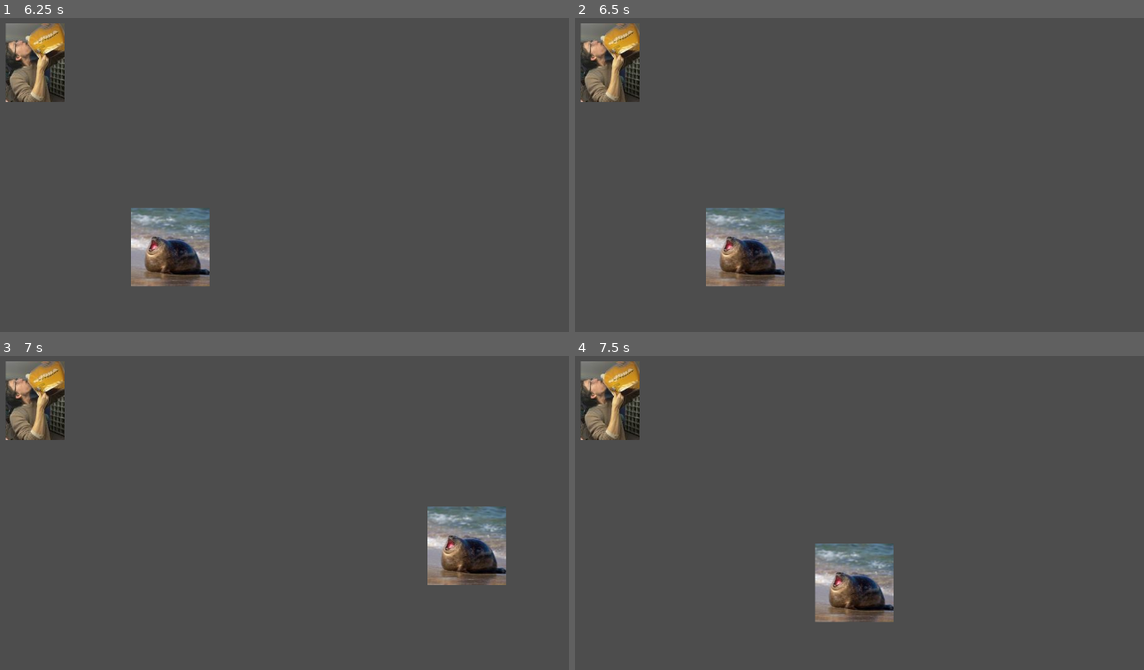
Above: before the commit, frames 1-4 (two rows, left to right).
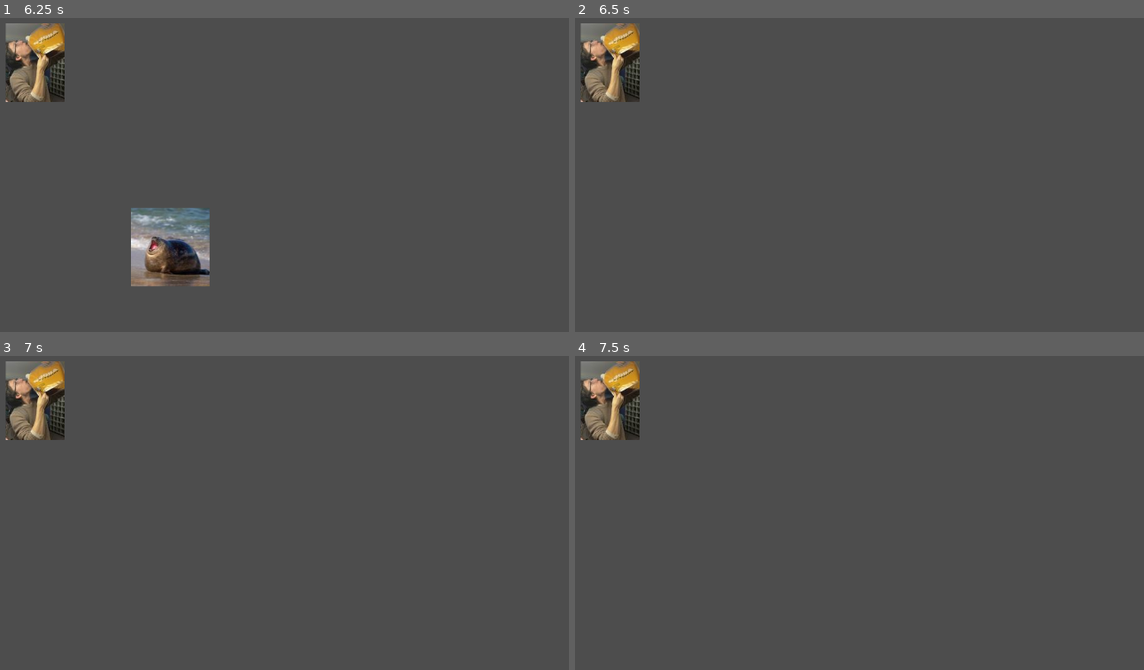
Above: after the commit, the same moments.

Repository: BirdOfAsh/Typeface-tious
Game: Godot game, scene res://Face.tscn
Same seed, same stepped clock (60 frames per second), same inputs: the game is played once before the commit and once after it.
Inputs (mouse positions are in pixels of both pictures, inside the frame that each line leads up to):
- Up to frame 1 (6.25 s): tap Enter at 0.5, 2, 3.5 s; move the mouse to (438, 175) at 0.52 s; click (438, 175) at 0.67 s; tap Space at 1.25, 2.75, 4.25 s; drag from (136, 215) to (34, 61) at 1.27 s; move the mouse to (352, 109) at 2.02 s; click (352, 109) at 2.17 s; drag from (244, 275) to (68, 137) at 2.77 s; move the mouse to (495, 256) at 3.52 s; click (495, 256) at 3.67 s; drag from (68, 137) to (176, 96) at 4.27 s; move the mouse to (312, 196) at 5.02 s; click (312, 196) at 5.17 s; drag from (176, 96) to (136, 215) at 5.77 s
- Up to frame 2 (6.5 s): no input
- Up to frame 3 (7 s): move the mouse to (438, 513) at 6.52 s; click (438, 513) at 6.67 s
- Up to frame 4 (7.5 s): drag from (711, 553) to (1041, 544) at 7.27 s

Frame 1 is identical in both runs. In frame 2, 3.2% of the frame differs, in the area x 23-37%, y 60-86%; in frame 3, 3.2%, in the area x 75-89%, y 47-73%; in frame 4, 3.2%.

Commit message:
healing worky

Diff:
--- a/typeface-tious/Tape-system.gd
+++ b/typeface-tious/Tape-system.gd
@@ -19,14 +19,19 @@
 
 
 func _process(delta):
-	if tape:
+	if tape and dragging:
 		if Input.is_mouse_button_pressed(MOUSE_BUTTON_LEFT):
 			tape.global_position = get_global_mouse_position()
-
-
-
-
-
+		# Detect mouse release
+		if not Input.is_mouse_button_pressed(MOUSE_BUTTON_LEFT):
+			dragging = false
+			if tape_over_target:
+				Heal()
+				print("Char healed!")
+			if tape:
+				tape.queue_free()
+				tape = null
+				tape_over_target = false
 
 func _on_button_pressed():
 	Heal()
@@ -63,27 +68,18 @@
 
 				tape.global_position = get_global_mouse_position()
 				dragging = true
-			# Connect signals to detect when tape enters/leaves target
-
 		else:
-			# Release
-			dragging = false
-			if tape_over_target:
-				_on_tape_dropped_on_target()
-			tape.queue_free()
-			tape = null
-			tape_over_target = false
-
-
-
-func _on_tape_dropped_on_target():
-	print("Tape dropped on target!")
-
-
+			if tape:
+				tape.queue_free()
+				tape = null
+				tape_over_target = false
 
 func _on_facebox_area_entered(area: Area2D) -> void:
-	pass # Replace with function body.
-
+	if area == tape:
+		tape_over_target = true
+		print ("im taped up")
 
 func _on_facebox_area_exited(area: Area2D) -> void:
-	pass # Replace with function body.
+	if area == tape:      # Check if it’s the tape exiting
+		tape_over_target = false
+		print("Tape left the face!")
